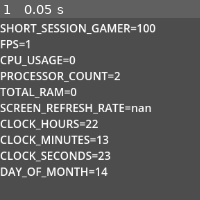
Above: before the commit, frame 1.
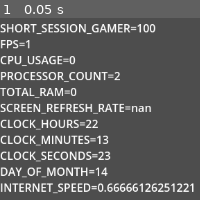
Above: after the commit, the same moment.

Repository: francoislg/broken-roguelike
Game: Godot game, scene res://Scene.tscn
Same seed, same stepped clock (60 frames per second), same inputs: the game is played once before the commit and once after it.
Inputs:
- Up to frame 1 (0.05 s): no input

The runs differ from the first frame. In frame 1, 2.7% of the frame differs, in the area x 0-97%, y 90-97%.
Error before the commit: Invalid access of index '2' on a base object of type: 'PackedStringArray'. (res://GlobalState.gd:95)
Error after the commit: Invalid access of index '2' on a base object of type: 'PackedStringArray'. (res://GlobalState.gd:115)

Commit message:
Add internet speed ratio

Diff:
--- a/GlobalState.gd
+++ b/GlobalState.gd
@@ -13,18 +13,21 @@
 	CLOCK_HOURS,
 	CLOCK_MINUTES,
 	CLOCK_SECONDS,
-	DAY_OF_MONTH
+	DAY_OF_MONTH,
+	INTERNET_SPEED
 };
 
 var state = {}
 
 var mainThread: Thread
 var startTime: float
+var httpClient: HTTPClient;
 
 func _ready():
 	for k in States.values():
 		state[k] = 0
 
+	httpClient = HTTPClient.new()
 	startTime = Time.get_unix_time_from_system()
 
 	mainThread = Thread.new()
@@ -52,8 +55,11 @@
 	state[States.PROCESSOR_COUNT] = OS.get_processor_count()
 
 func slowUpdates():
+	var threads = multiple_threads([updateInternetSpeed])
+
 	state[States.SCREEN_REFRESH_RATE] = DisplayServer.screen_get_refresh_rate()
-	return
+
+	await dispose_threads(threads)
 
 func fastUpdates():
 	var threads = multiple_threads([updateCpuUsage])
@@ -69,6 +75,18 @@
 	const timeInSecUntilZero = 60 * 30
 	var timeSinceStart = Time.get_unix_time_from_system() - startTime
 	state[States.SHORT_SESSION_GAMER] = clamp(lerpf(100, 0, (timeSinceStart - timeInSecUntilKickoff) / timeInSecUntilZero), 0, 100)
+
+func updateInternetSpeed():
+	var requestStartTime = Time.get_unix_time_from_system()
+	var err = httpClient.connect_to_host("www.google.com", 80)
+	assert(err == OK)
+
+	while httpClient.get_status() == HTTPClient.STATUS_CONNECTING or httpClient.get_status() == HTTPClient.STATUS_RESOLVING:
+		httpClient.poll()
+		await get_tree().process_frame
+
+	var timeSinceRequest = Time.get_unix_time_from_system() - requestStartTime
+	state[States.INTERNET_SPEED] = clamp(remap(timeSinceRequest, 0, 5, 0, 100), 0, 100)
 
 func updateCpuUsage():
 	var result = wmicCall("cpu get loadpercentage")
@@ -86,6 +104,8 @@
 	state[States.CLOCK_MINUTES] = time.minute
 	state[States.CLOCK_SECONDS] = time.second
 	state[States.DAY_OF_MONTH] = time.day
+
+# Battery: wmic path Win32_Battery get EstimatedChargeRemaining
 
 # Could probably use one wmic call with "/value" to retrieve every PC information at once
 
